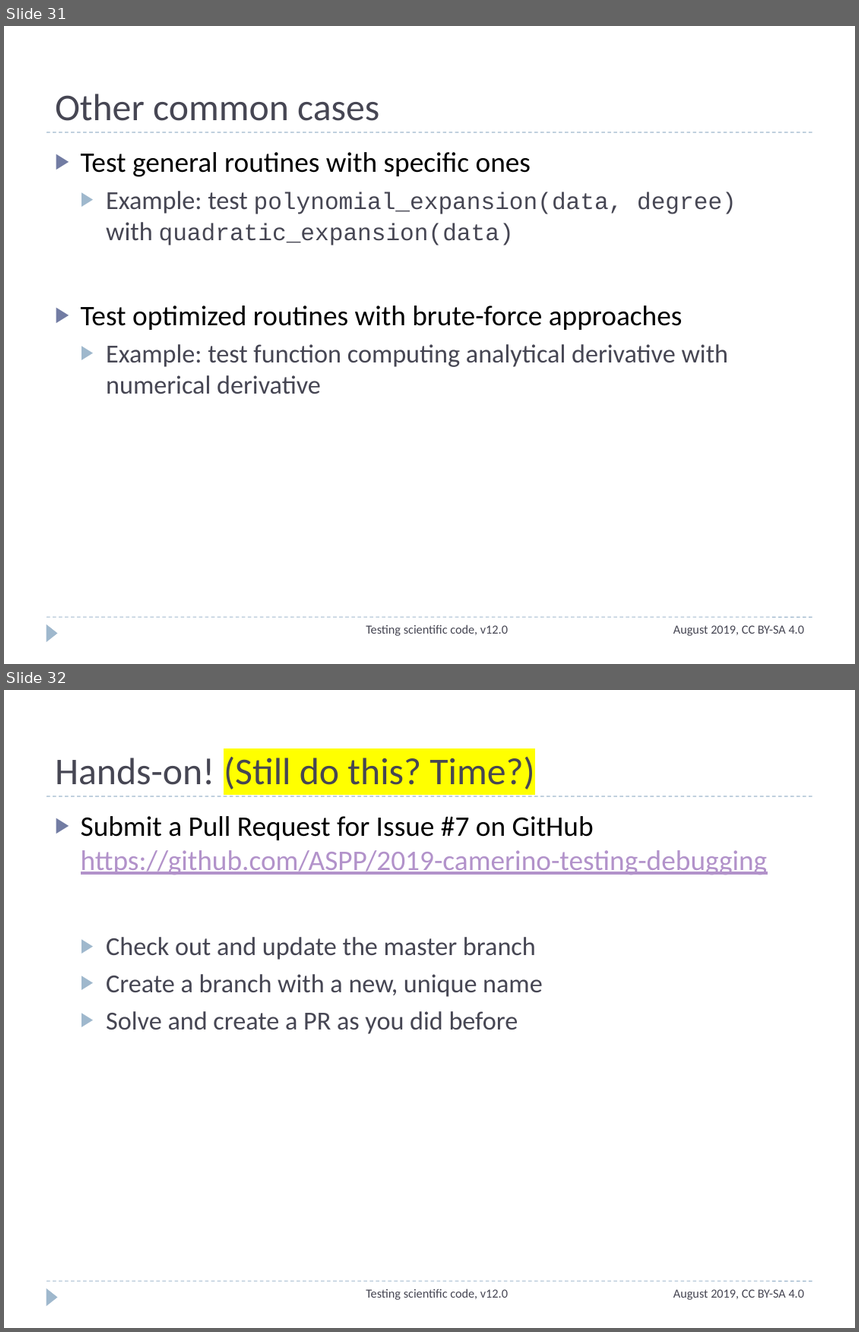
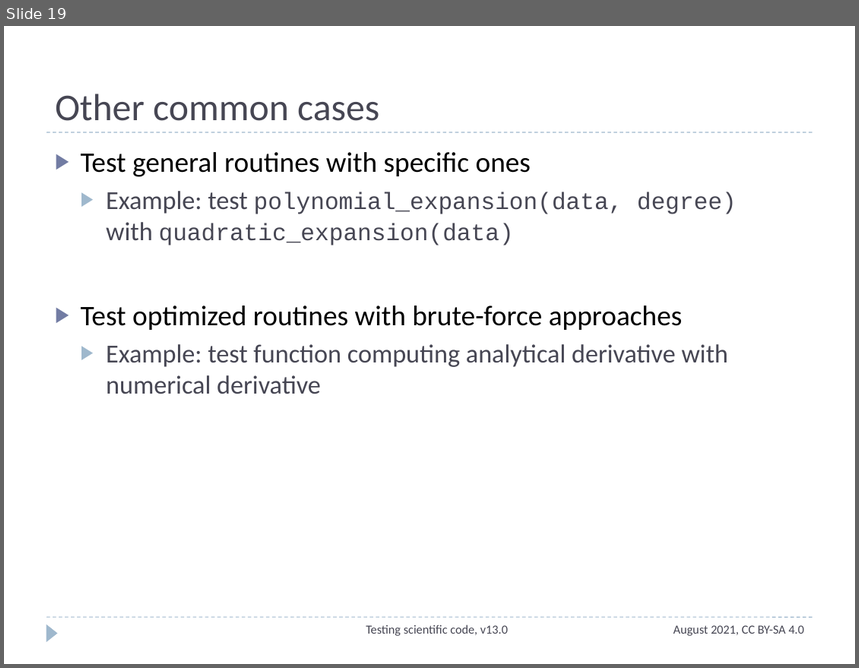
Before and after one commit to ASPP/testing_debugging_profiling, a slide deck: testing_part2.pptx. Shown one above the other, each under a label of ours: slides 31 and 32 before the commit, slide 19 after it. The pictures are 859x1332 and 859x668 pixels, drawn with LibreOffice and Linux fonts; fonts in the diff are those of the drawing. Boxes give left, top, right and bottom in pixels: in the first picture for what was removed or moved away, otherwise in the second. Text is boxed around its words. In the diff, an @@ line names an element or a change of style, - is before the commit and + after.

```diff
--- a/testing_part2.pptx
+++ b/testing_part2.pptx
@@ slide 32 removed at (x1=4, y1=690, x2=855, y2=1328), background #FFFFFF; not listed: 3 template elements that a slide beside it also shows @@
@@ title removed at (x1=55, y1=757, x2=534, y2=790) @@
-Hands-on! (Still do this? Time?)
@@ text removed at (x1=81, y1=816, x2=768, y2=1034) @@
-▶ Submit a Pull Request for Issue #7 on GitHub
-  https://github.com/ASPP/2019-camerino-testing-debugging
-  ▶ Check out and update the master branch
-  ▶ Create a branch with a new, unique name
-  ▶ Solve and create a PR as you did before
@@ text removed at (x1=366, y1=1289, x2=508, y2=1300) @@
-Testing scientific code, v12.0
@@ text removed at (x1=674, y1=1290, x2=805, y2=1300) @@
-August 2019, CC BY-SA 4.0
@@ what was slide 31 is now slide 19 @@
@@ slide 19 changed as well @@
@@ text at (x1=366, y1=625, x2=508, y2=636): text changed @@
-Testing scientific code, v12.0
+Testing scientific code, v13.0
@@ text at (x1=674, y1=626, x2=805, y2=636): text changed @@
-August 2019, CC BY-SA 4.0
+August 2021, CC BY-SA 4.0
```
Also in this commit, not shown: 34 other slides changed, 1 slide added.
